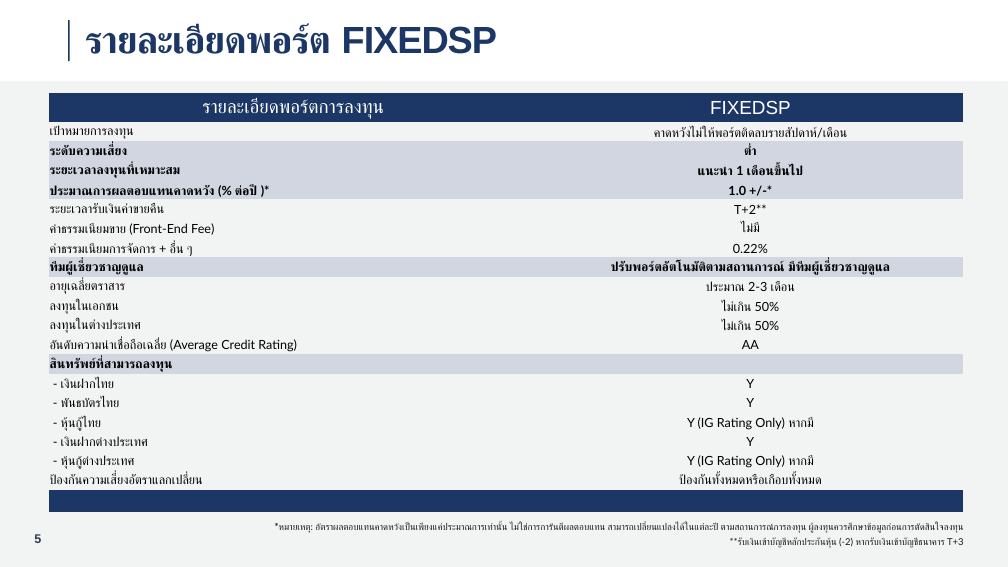
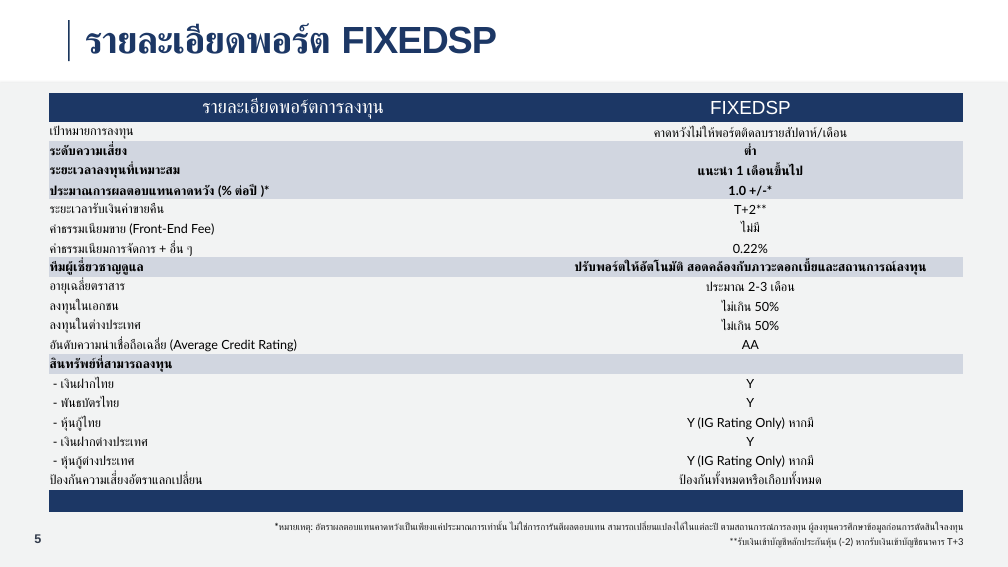
Before and after one commit to asiawork/weekly-graph, a slide deck: slide 5 of docs/compare/template.pptx. Drawn at 1008x567 pixels with LibreOffice and Linux fonts; fonts in the diff are those of the drawing; background and template pictures are left out. Boxes give left, top, right and bottom in pixels: in the first picture for what was removed or moved away, otherwise in the second. Text is boxed around its words. In the diff, an @@ line names an element or a change of style, - is before the commit and + after.

```diff
--- a/docs/compare/template.pptx
+++ b/docs/compare/template.pptx
@@ table at box(49, 94, 963, 512) @@
-row 9, column 2: ปรับพอร์ตอัตโนมัติตามสถานการณ์ มีทีมผู้เชี่ยวชาญดูแล
+row 9, column 2: ปรับพอร์ตให้อัตโนมัติ สอดคล้องกับภาวะดอกเบี้ยและสถานการณ์ลงทุน
```
Also in this commit, not shown: 2 other files.
